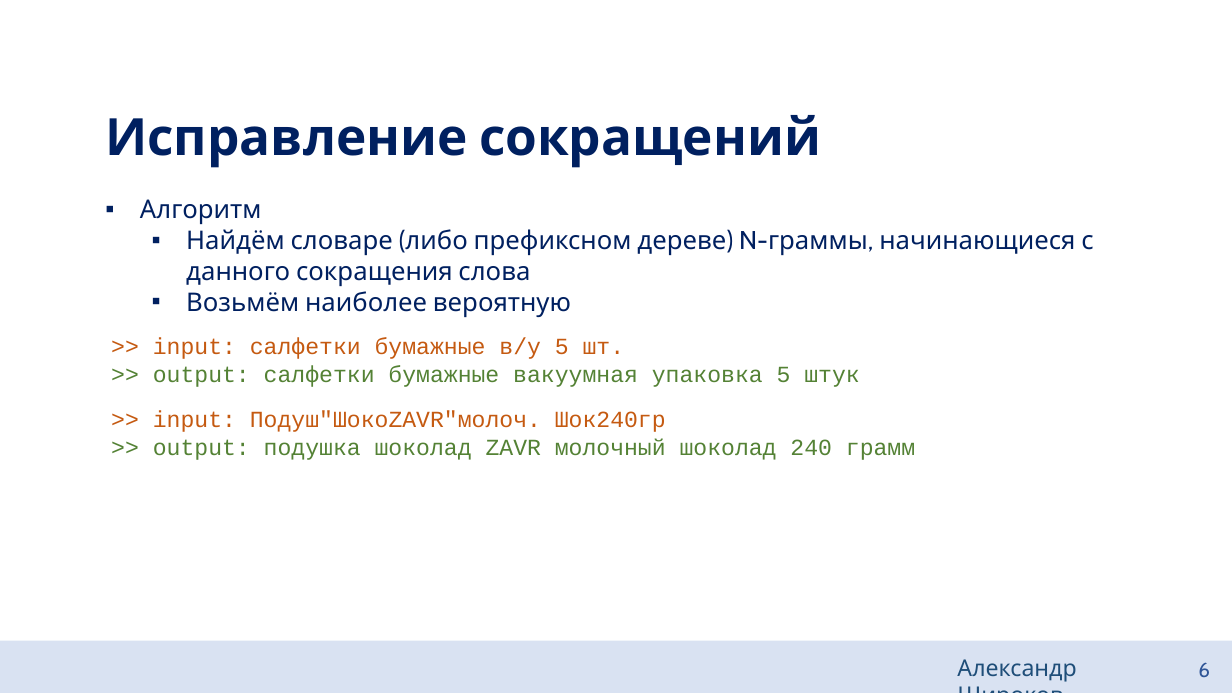
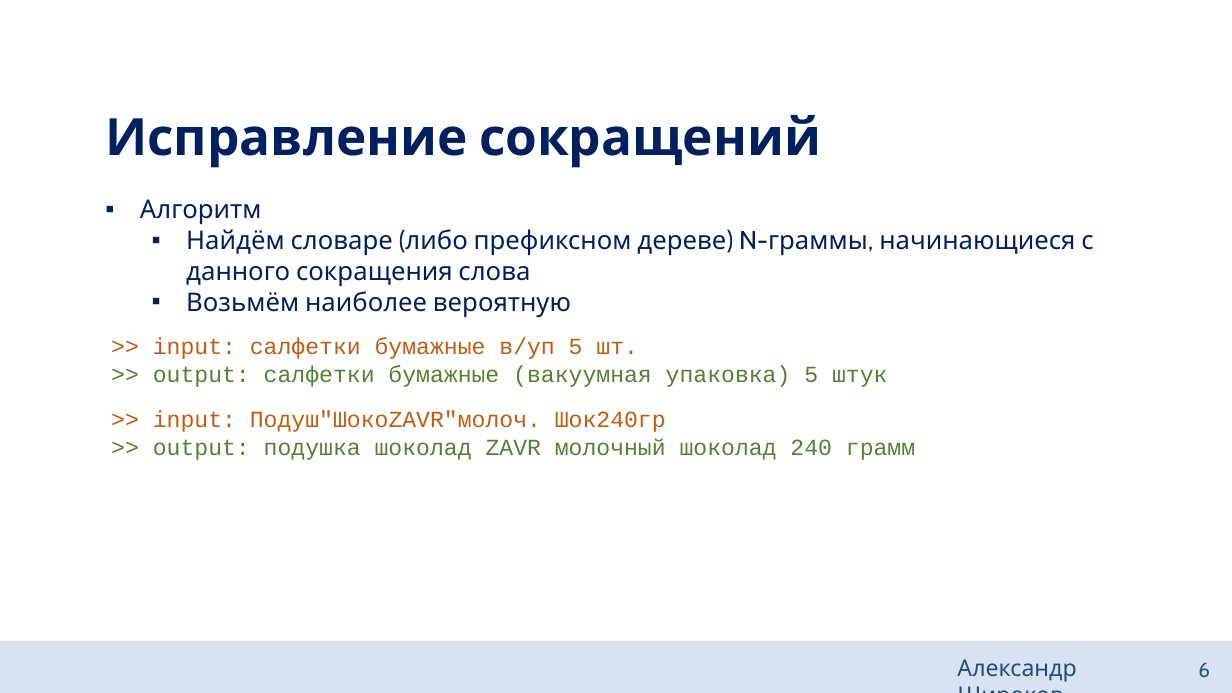
Before and after one commit to aptmess/diploma-paper, a slide deck: slide 6 of 03. conference (17.04.21)/conference.pptx. Drawn at 1232x693 pixels with LibreOffice and Linux fonts; fonts in the diff are those of the drawing. Boxes give left, top, right and bottom in pixels: in the first picture for what was removed or moved away, otherwise in the second. Text is boxed around its words. In the diff, an @@ line names an element or a change of style, - is before the commit and + after.

Commit message:
add presentation | text :: conference

```diff
--- a/03. conference (17.04.21)/conference.pptx
+++ b/03. conference (17.04.21)/conference.pptx
@@ text at <box>153,337,887,387</box>: text changed @@
-  >> input: салфетки бумажные в/у 5 шт.
-  >> output: салфетки бумажные вакуумная упаковка 5 штук
+  >> input: салфетки бумажные в/уп 5 шт.
+  >> output: салфетки бумажные (вакуумная упаковка) 5 штук
```
Also in this commit, not shown: 4 other slides changed, 2 other files.
